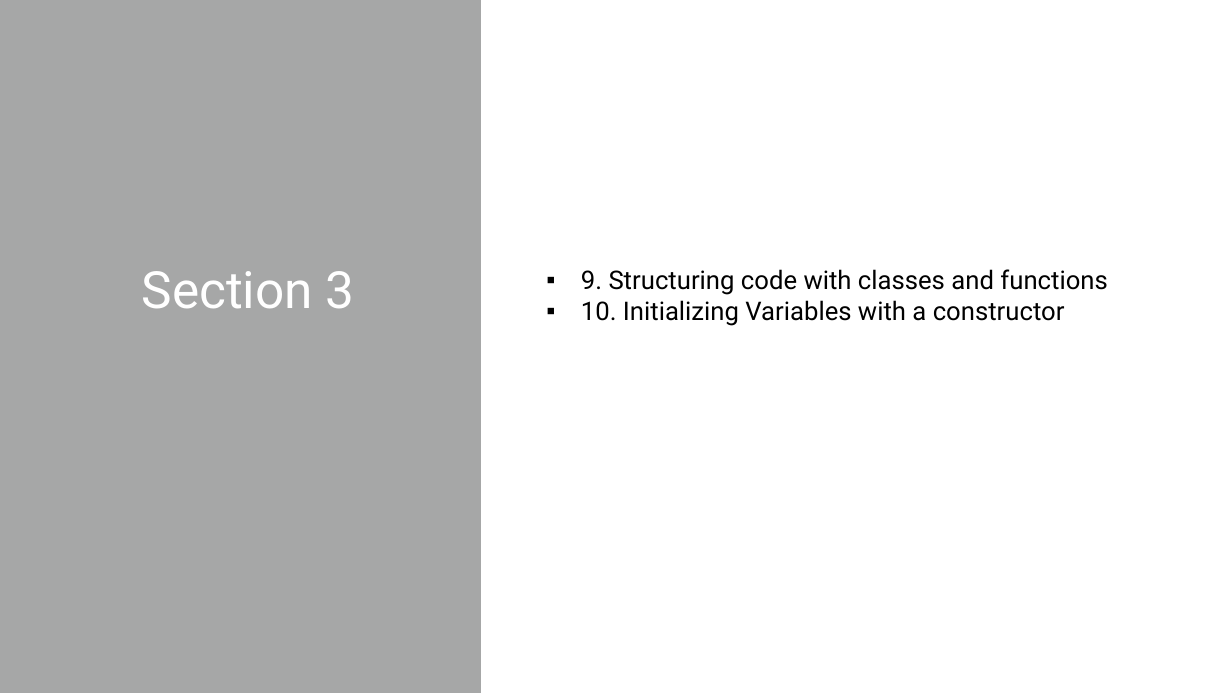
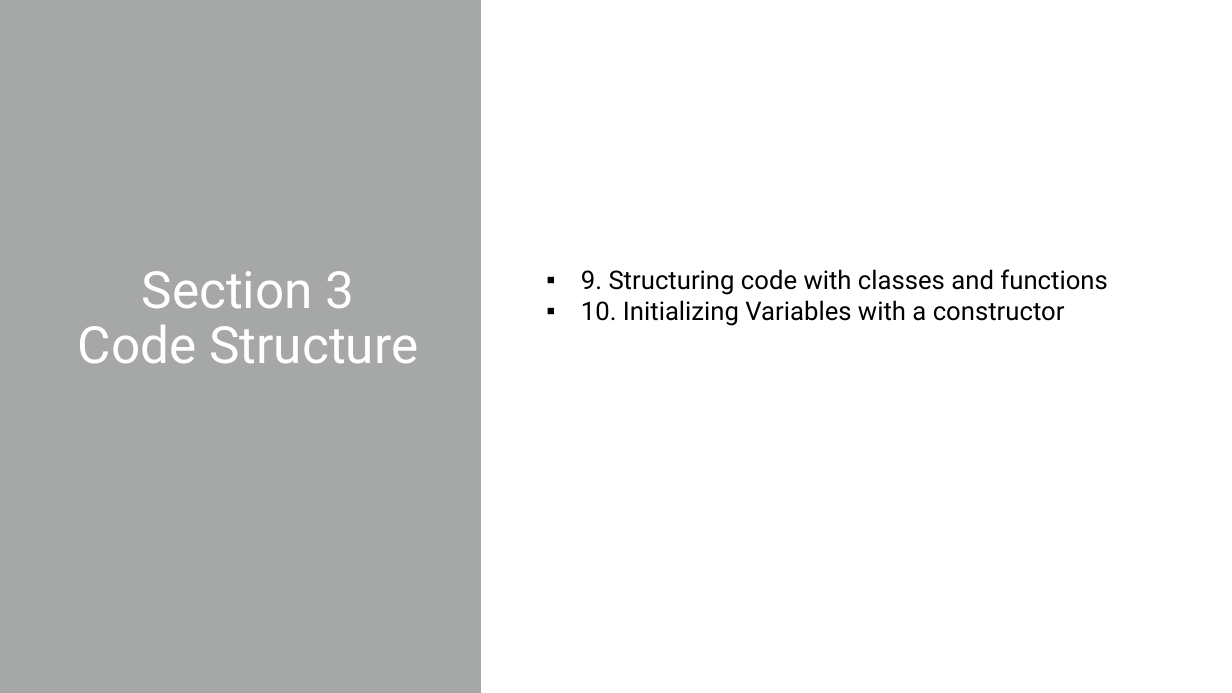
Before and after one commit to etzimopoulos/python-coding-framework, a slide deck: slide 2 of python-coding-framework-diagrams-and-documentation.pptx. Drawn at 1232x693 pixels with LibreOffice and Linux fonts; fonts in the diff are those of the drawing. Boxes give left, top, right and bottom in pixels: in the first picture for what was removed or moved away, otherwise in the second. Text is boxed around its words. In the diff, an @@ line names an element or a change of style, - is before the commit and + after.

Commit message:
Completed Section 13, updated daily log with learnings and also updated documentation in powerpoint

```diff
--- a/python-coding-framework-diagrams-and-documentation.pptx
+++ b/python-coding-framework-diagrams-and-documentation.pptx
@@ title at (78, 271, 418, 364): text changed @@
-Section 3
+Section 3
+Code Structure
```
Also in this commit, not shown: 4 slides added, 5 other files.
